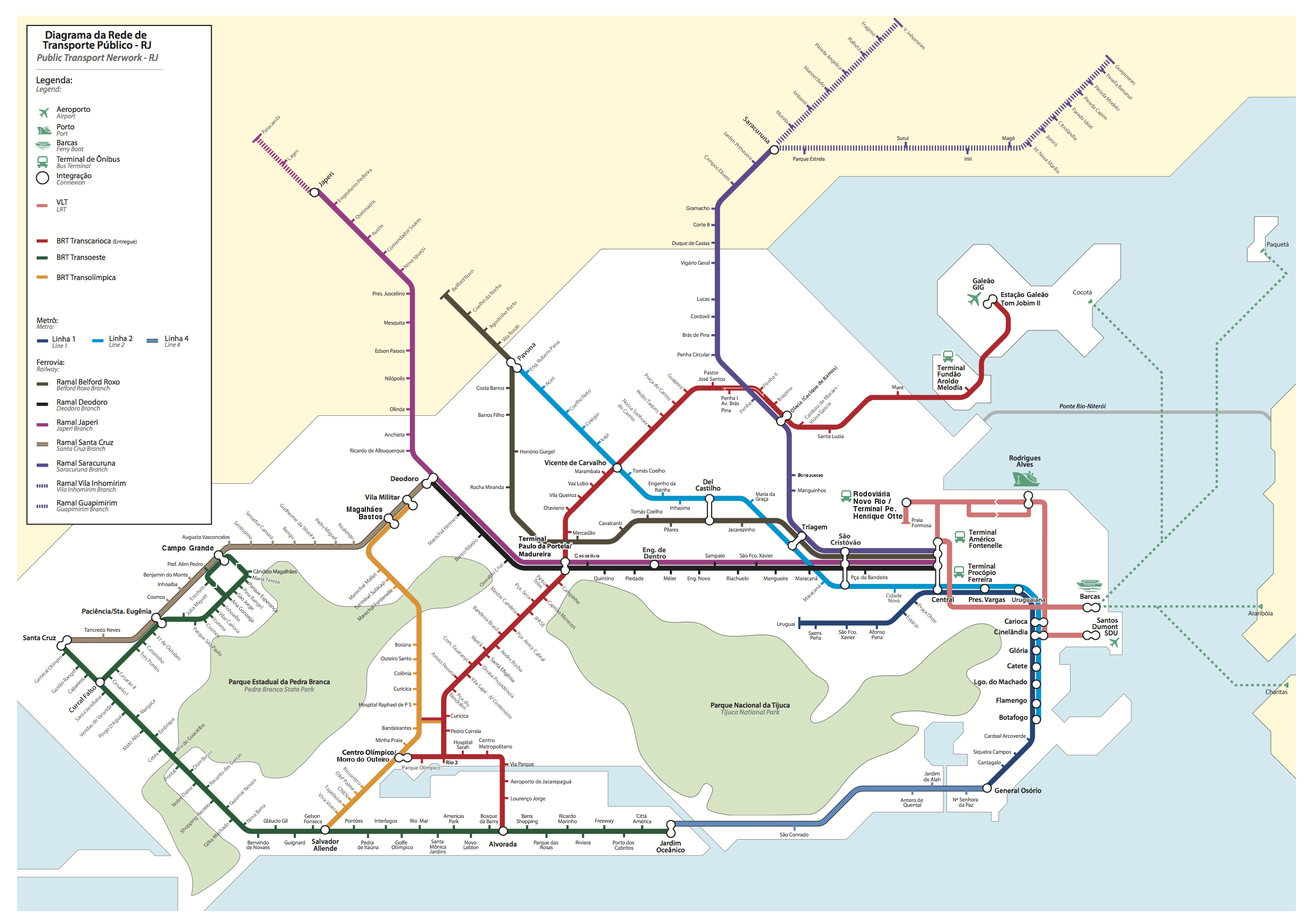
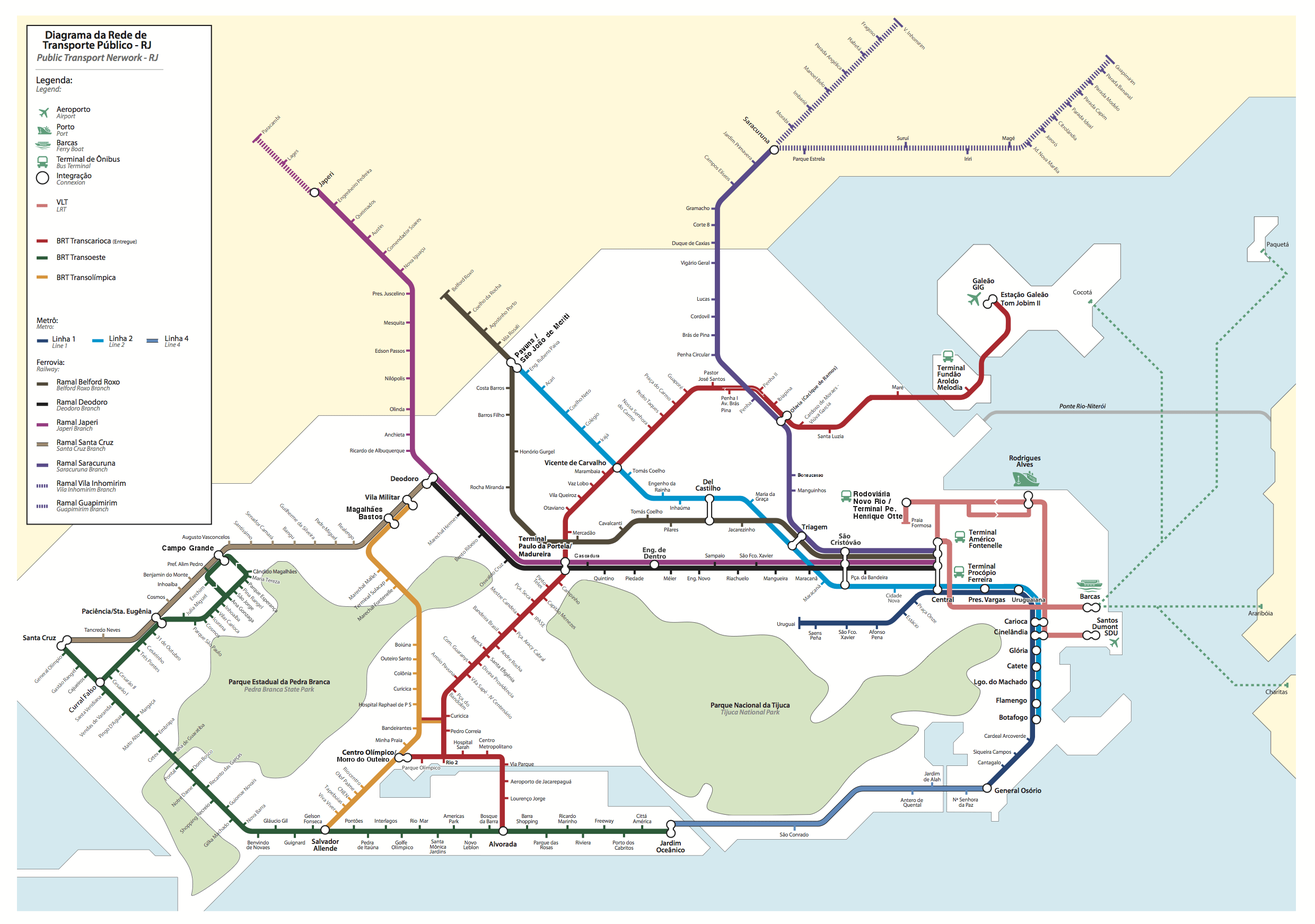
The second 1315×924 image is a revision of the first. Changes to its layers:
added layer "Pavuna / São João de Meriti" above "Pavuna hidden" over [514, 312, 570, 363]
added layer "Pavuna hidden" above "Bus Terminals in downtown" over [516, 341, 537, 362]
